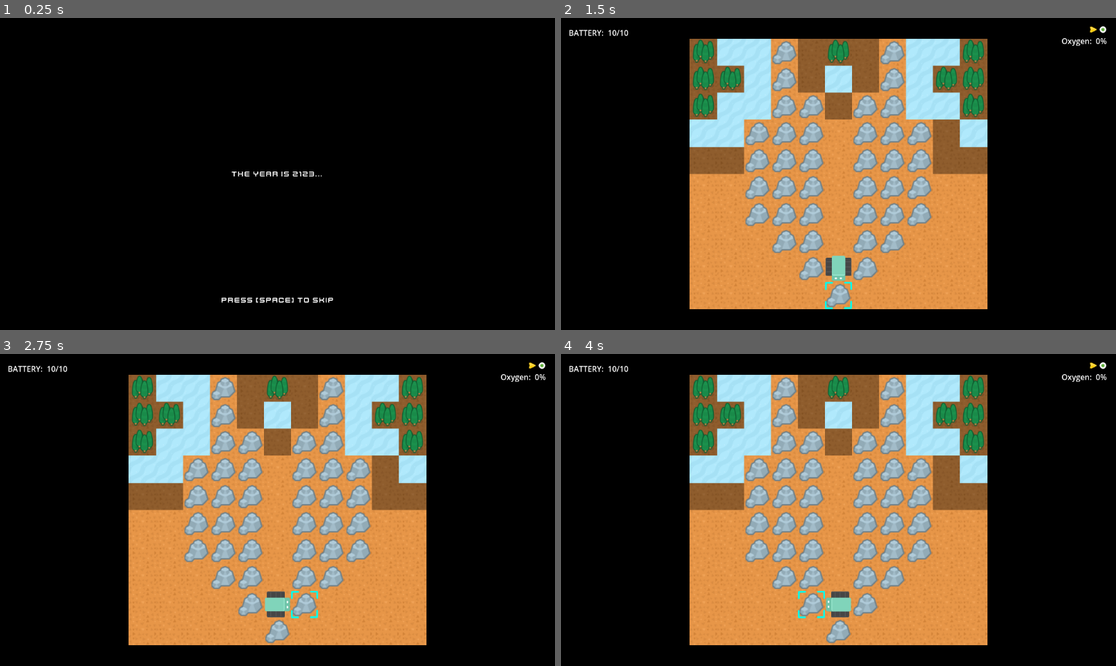
Above: before the commit, frames 1-4 (two rows, left to right).
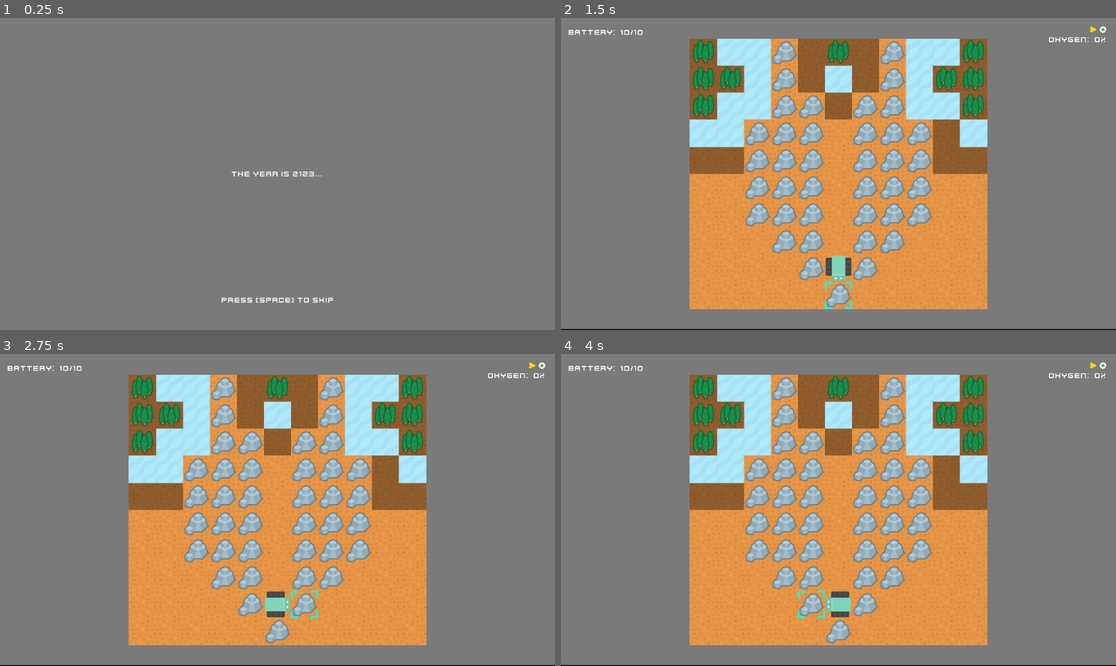
Above: after the commit, the same moments.

Repository: bardunbar/galway-game-jam-23
Game: Godot game, scene res://screens/main_menu/intro.tscn
The game is run twice, just before and just after one commit, with the same random seed, the same clock (stepped at 60 frames per second) and the same inputs.
Inputs (mouse positions are in pixels of both pictures, inside the frame that each line leads up to):
- Up to frame 1 (0.25 s): no input
- Up to frame 2 (1.5 s): tap Space (Action_1) at 0.5, 0.6, 1.25 s; move the mouse to (960, 158) at 0.52 s; hold Right (move_right) 0.53-1.28 s; click (960, 158) at 0.67 s; move the mouse to (705, 52) at 1.27 s; hold Down (move_down) from 1.28 s (still down); tap Ctrl (Action_2) at 1.35 s; click (705, 52) at 1.42 s
- Up to frame 3 (2.75 s): tap Enter at 2 s; move the mouse to (172, 388) at 2.02 s; release Down (move_down) at 2.03 s; press the mouse at (172, 388) at 2.03 s; hold Right (move_right) from 2.03 s (still down)
- Up to frame 4 (4 s): tap Space (Action_1) at 2.75, 2.85 s; move the mouse to (755, 388) at 2.77 s; release Right (move_right) at 2.78 s; release the mouse at (755, 388) at 2.78 s; hold Up (move_up) 2.78-3.53 s; click (755, 388) at 2.92 s; tap Enter at 3.5 s; move the mouse to (783, 388) at 3.52 s; hold Left (move_left) from 3.53 s (still down); tap Ctrl (Action_2) at 3.6 s; click (783, 388) at 3.67 s

The runs differ from the first frame. In frame 1, 100% of the frame differs, in the area x 0-100%, y 0-100%; in frame 2, 53%; in frame 3, 53%; in frame 4, 53%.

Commit message:
adjusting blink

Diff:
--- a/project/project.godot
+++ b/project/project.godot
@@ -74,4 +74,4 @@
 [rendering]
 
 textures/vram_compression/import_etc2_astc=true
-environment/defaults/default_clear_color=Color(0, 0, 0, 1)
+environment/defaults/default_clear_color=Color(0.47788, 0.47788, 0.47788, 1)
--- a/project/screens/game/UI/HUD.tscn
+++ b/project/screens/game/UI/HUD.tscn
@@ -49,7 +49,7 @@
 
 [sub_resource type="Animation" id="Animation_uiap5"]
 resource_name = "blink"
-length = 1.2
+length = 5.2
 tracks/0/type = "value"
 tracks/0/imported = false
 tracks/0/enabled = true
@@ -57,10 +57,10 @@
 tracks/0/interp = 1
 tracks/0/loop_wrap = true
 tracks/0/keys = {
-"times": PackedFloat32Array(0, 0.2, 1, 1.2),
-"transitions": PackedFloat32Array(1, 1, 1, 1),
-"update": 0,
-"values": [Vector2(0, -300), Vector2(0, 0), Vector2(0, 0), Vector2(0, -300)]
+"times": PackedFloat32Array(0, 0.0290514, 0.433333, 0.666667, 0.966667, 1.13333, 1.43333, 1.63333, 2, 5, 5.2),
+"transitions": PackedFloat32Array(1, 1, 0.574349, 1, 1, 1, 1, 1, 1, 1, 1),
+"update": 0,
+"values": [Vector2(0, -300), Vector2(0, -300), Vector2(0, -196.051), Vector2(0, -227.274), Vector2(0, -234.474), Vector2(0, -196.051), Vector2(0, -130.307), Vector2(0, -166.244), Vector2(0, 0), Vector2(0, 0), Vector2(0, -300)]
 }
 tracks/1/type = "value"
 tracks/1/imported = false
@@ -69,10 +69,10 @@
 tracks/1/interp = 1
 tracks/1/loop_wrap = true
 tracks/1/keys = {
-"times": PackedFloat32Array(0, 0.2, 1, 1.2),
-"transitions": PackedFloat32Array(1, 1, 1, 1),
-"update": 0,
-"values": [Vector2(0, 1000), Vector2(0, 640), Vector2(0, 640), Vector2(0, 1000)]
+"times": PackedFloat32Array(0, 0.0290514, 0.433333, 0.666667, 0.966667, 1.13333, 1.43333, 1.63333, 2, 5, 5.2),
+"transitions": PackedFloat32Array(1, 1, 0.707107, 1, 1, 1, 1, 1, 1, 1, 1),
+"update": 0,
+"values": [Vector2(0, 1000), Vector2(0, 1000), Vector2(0, 875.261), Vector2(0, 908.369), Vector2(0, 918.923), Vector2(0, 875.261), Vector2(0, 796.369), Vector2(0, 839.493), Vector2(0, 640), Vector2(0, 640), Vector2(0, 1000)]
 }
 tracks/2/type = "method"
 tracks/2/imported = false
@@ -81,7 +81,7 @@
 tracks/2/interp = 1
 tracks/2/loop_wrap = true
 tracks/2/keys = {
-"times": PackedFloat32Array(0.6),
+"times": PackedFloat32Array(2),
 "transitions": PackedFloat32Array(1),
 "values": [{
 "args": [],
@@ -95,11 +95,22 @@
 tracks/3/interp = 1
 tracks/3/loop_wrap = true
 tracks/3/keys = {
-"times": PackedFloat32Array(0.2, 0.333333, 0.866667, 1.03333),
-"transitions": PackedFloat32Array(1, 1, 1, 1),
-"update": 0,
-"values": [Color(1, 1, 1, 0), Color(1, 1, 1, 1), Color(1, 1, 1, 1), Color(1, 1, 1, 0)]
-}
+"times": PackedFloat32Array(2, 2.13333, 2.26667, 2.39503, 2.53333, 2.66169, 2.78276, 2.91112, 3.04942, 3.17778, 3.30376, 3.43213, 3.57043, 3.69879, 3.82881, 3.95717, 4.09548, 4.22384, 4.36667, 4.49503, 4.63333, 4.76169, 4.96666),
+"transitions": PackedFloat32Array(1, 1, 0.659754, 1, 0.659754, 1, 0.659754, 1, 0.659754, 1, 0.659754, 1, 0.659754, 1, 0.659754, 1, 0.659754, 1, 0.659754, 1, 0.659754, 1, 1),
+"update": 0,
+"values": [Color(1, 1, 1, 0), Color(1, 1, 1, 1), Color(1, 1, 1, 0.6), Color(1, 1, 1, 1), Color(1, 1, 1, 0.6), Color(1, 1, 1, 1), Color(1, 1, 1, 0.6), Color(1, 1, 1, 1), Color(1, 1, 1, 0.6), Color(1, 1, 1, 1), Color(1, 1, 1, 0.6), Color(1, 1, 1, 1), Color(1, 1, 1, 0.6), Color(1, 1, 1, 1), Color(1, 1, 1, 0.6), Color(1, 1, 1, 1), Color(1, 1, 1, 0.6), Color(1, 1, 1, 1), Color(1, 1, 1, 0.6), Color(1, 1, 1, 1), Color(1, 1, 1, 0.6), Color(1, 1, 1, 1), Color(1, 1, 1, 0)]
+}
+tracks/4/type = "audio"
+tracks/4/imported = false
+tracks/4/enabled = true
+tracks/4/path = NodePath("Power_Down")
+tracks/4/interp = 1
+tracks/4/loop_wrap = true
+tracks/4/keys = {
+"clips": [],
+"times": PackedFloat32Array()
+}
+tracks/4/use_blend = true
 
 [sub_resource type="AnimationLibrary" id="AnimationLibrary_74e8q"]
 _data = {
@@ -132,11 +143,57 @@
 
 [node name="ActionPointsTitle" type="Label" parent="InterfaceLayer/ActionPointsContainer"]
 layout_mode = 2
+theme_override_fonts/font = ExtResource("7_he8m2")
 text = "BATTERY: "
 
 [node name="ActionPointsValue" type="Label" parent="InterfaceLayer/ActionPointsContainer"]
 layout_mode = 2
-text = "10"
+theme_override_fonts/font = ExtResource("7_he8m2")
+text = "10"
+
+[node name="ScoresContainer" type="VBoxContainer" parent="InterfaceLayer"]
+anchors_preset = 1
+anchor_left = 1.0
+anchor_right = 1.0
+offset_left = -139.0
+offset_top = 16.0
+offset_right = -19.0
+offset_bottom = 56.0
+grow_horizontal = 0
+
+[node name="CyclesRemaining" type="HBoxContainer" parent="InterfaceLayer/ScoresContainer"]
+unique_name_in_owner = true
+layout_mode = 2
+size_flags_horizontal = 8
+
+[node name="Ship" type="TextureRect" parent="InterfaceLayer/ScoresContainer/CyclesRemaining"]
+layout_mode = 2
+texture = ExtResource("4_y3vke")
+
+[node name="Path" type="TextureRect" parent="InterfaceLayer/ScoresContainer/CyclesRemaining"]
+unique_name_in_owner = true
+visible = false
+layout_mode = 2
+texture = ExtResource("5_he8m2")
+
+[node name="Planet" type="TextureRect" parent="InterfaceLayer/ScoresContainer/CyclesRemaining"]
+layout_mode = 2
+texture = ExtResource("6_jhgcc")
+
+[node name="OxygenContainer" type="HBoxContainer" parent="InterfaceLayer/ScoresContainer"]
+layout_mode = 2
+size_flags_horizontal = 8
+
+[node name="OxygenTitle" type="Label" parent="InterfaceLayer/ScoresContainer/OxygenContainer"]
+layout_mode = 2
+theme_override_fonts/font = ExtResource("7_he8m2")
+text = "Oxygen: "
+
+[node name="OxygenValue" type="Label" parent="InterfaceLayer/ScoresContainer/OxygenContainer"]
+unique_name_in_owner = true
+layout_mode = 2
+theme_override_fonts/font = ExtResource("7_he8m2")
+text = "0%"
 
 [node name="Prompts" type="HBoxContainer" parent="InterfaceLayer"]
 anchors_preset = 7
@@ -145,7 +202,7 @@
 anchor_right = 0.5
 anchor_bottom = 1.0
 offset_left = -575.0
-offset_top = -71.0
+offset_top = -95.0
 offset_right = 576.0
 offset_bottom = -31.0
 grow_horizontal = 2
@@ -163,76 +220,45 @@
 
 [node name="Action1Prompt" type="Label" parent="InterfaceLayer/Prompts/Action1Container"]
 layout_mode = 2
+theme_override_fonts/font = ExtResource("7_he8m2")
 text = "10"
 
 [node name="Action1CostText" type="Label" parent="InterfaceLayer/Prompts/Action1Container"]
 layout_mode = 2
-text = "    BATTERY:"
+theme_override_fonts/font = ExtResource("7_he8m2")
+text = "    COST:"
 
 [node name="Action1Cost" type="Label" parent="InterfaceLayer/Prompts/Action1Container"]
 layout_mode = 2
+theme_override_fonts/font = ExtResource("7_he8m2")
 text = "10"
 
 [node name="Action2Container" type="HBoxContainer" parent="InterfaceLayer/Prompts"]
 layout_mode = 2
 
+[node name="Action1Cost2" type="Label" parent="InterfaceLayer/Prompts/Action2Container"]
+layout_mode = 2
+theme_override_fonts/font = ExtResource("7_he8m2")
+text = "       "
+
 [node name="Action2Input" type="TextureRect" parent="InterfaceLayer/Prompts/Action2Container"]
 layout_mode = 2
 texture = ExtResource("3_74e8q")
 
 [node name="Action2Prompt" type="Label" parent="InterfaceLayer/Prompts/Action2Container"]
 layout_mode = 2
+theme_override_fonts/font = ExtResource("7_he8m2")
 text = "10"
 
 [node name="Action2CostText" type="Label" parent="InterfaceLayer/Prompts/Action2Container"]
 layout_mode = 2
-text = "    BATTERY:"
+theme_override_fonts/font = ExtResource("7_he8m2")
+text = "    COST:"
 
 [node name="Action2Cost" type="Label" parent="InterfaceLayer/Prompts/Action2Container"]
 layout_mode = 2
-text = "10"
-
-[node name="ScoresContainer" type="VBoxContainer" parent="InterfaceLayer"]
-anchors_preset = 1
-anchor_left = 1.0
-anchor_right = 1.0
-offset_left = -113.0
-offset_top = 16.0
-offset_right = -19.0
-offset_bottom = 56.0
-grow_horizontal = 0
-
-[node name="CyclesRemaining" type="HBoxContainer" parent="InterfaceLayer/ScoresContainer"]
-unique_name_in_owner = true
-layout_mode = 2
-size_flags_horizontal = 8
-
-[node name="Ship" type="TextureRect" parent="InterfaceLayer/ScoresContainer/CyclesRemaining"]
-layout_mode = 2
-texture = ExtResource("4_y3vke")
-
-[node name="Path" type="TextureRect" parent="InterfaceLayer/ScoresContainer/CyclesRemaining"]
-unique_name_in_owner = true
-visible = false
-layout_mode = 2
-texture = ExtResource("5_he8m2")
-
-[node name="Planet" type="TextureRect" parent="InterfaceLayer/ScoresContainer/CyclesRemaining"]
-layout_mode = 2
-texture = ExtResource("6_jhgcc")
-
-[node name="OxygenContainer" type="HBoxContainer" parent="InterfaceLayer/ScoresContainer"]
-layout_mode = 2
-size_flags_horizontal = 8
-
-[node name="OxygenTitle" type="Label" parent="InterfaceLayer/ScoresContainer/OxygenContainer"]
-layout_mode = 2
-text = "Oxygen: "
-
-[node name="OxygenValue" type="Label" parent="InterfaceLayer/ScoresContainer/OxygenContainer"]
-unique_name_in_owner = true
-layout_mode = 2
-text = "0%"
+theme_override_fonts/font = ExtResource("7_he8m2")
+text = "10"
 
 [node name="BlinkNode" type="Control" parent="InterfaceLayer"]
 layout_mode = 3
@@ -290,7 +316,15 @@
 layout_mode = 2
 theme_override_fonts/font = ExtResource("7_he8m2")
 theme_override_font_sizes/font_size = 24
-text = "Mandatory reboot in progress"
+text = "Recharging battery"
+horizontal_alignment = 1
+
+[node name="BlinkFlavorText3" type="Label" parent="InterfaceLayer/BlinkFlavorText"]
+layout_mode = 2
+theme_override_fonts/font = ExtResource("7_he8m2")
+theme_override_font_sizes/font_size = 24
+text = "100 Years Elapsing"
+horizontal_alignment = 1
 
 [node name="LevelOver" type="VBoxContainer" parent="InterfaceLayer"]
 unique_name_in_owner = true
@@ -337,3 +371,5 @@
 unique_name_in_owner = true
 layout_mode = 2
 text = "Main Menu"
+
+[node name="Power_Down" type="AudioStreamPlayer" parent="."]
